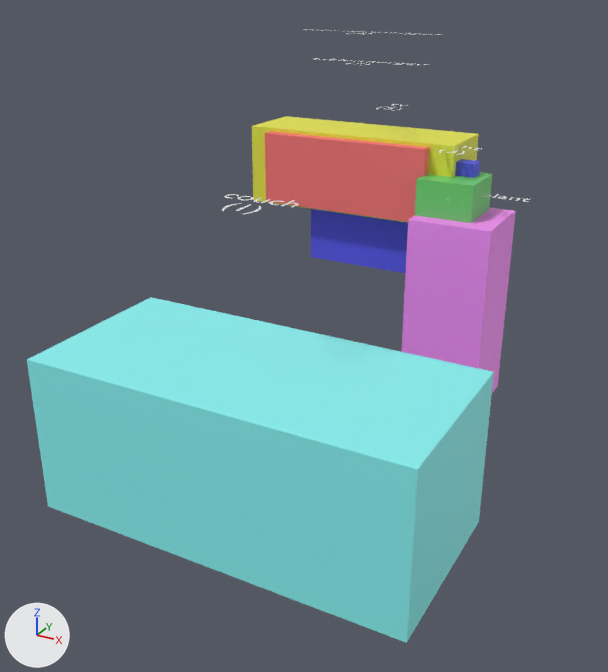
Before and after pictures for a commit that changed the Blender file inference/output/reconstruction.blend.
One viewpoint serves both versions: a 50 mm camera at (1.22, -5.29, 1.76) aimed at (-0.79, -1.64, -0.07). Arrows for +X, +Y and +Z are at lower left; the lights stay in place. The first picture is the older version.

The scene before the commit, as lines of its bpy script (objects in view):
```python
ob_cabinet_merged_2 = bpy.data.objects.new('cabinet-merged_2', me_cube_001)
ob_cabinet_merged_2.location = (-1.11, -0.277, 0.546)
ob_couch_1 = bpy.data.objects.new('couch_1', me_cube)
ob_couch_1.location = (-0.612, -2.404, -0.277)
ob_light_3 = bpy.data.objects.new('light_3', me_cube_002)
ob_light_3.location = (-0.404, -0.472, -0.189)
ob_potted_plant_8 = bpy.data.objects.new('potted plant_8', me_cube_005)
ob_potted_plant_8.location = (-0.325, -0.505, -0.208)
ob_table_merged_7 = bpy.data.objects.new('table-merged_7', me_cube_004)
ob_table_merged_7.location = (-1.114, -0.276, 0.549)
ob_text = bpy.data.objects.new('Text', txt_text)
ob_text.location = (-0.612, -2.404, 0.863)
ob_text_001 = bpy.data.objects.new('Text.001', txt_text_001)
ob_text_001.location = (-1.11, -0.277, 1.386)
ob_tv_5 = bpy.data.objects.new('tv_5', me_cube_003)
ob_tv_5.location = (-0.842, -0.4, 0.316)
```
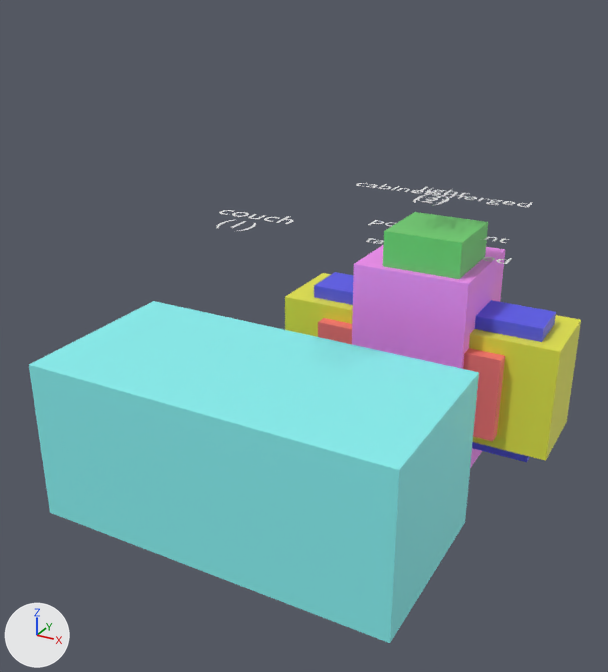
What differs and where, as boxes (x1, y1, x2, y2) in the pictures (608 x 672 px):
'couch_1', rescaled
    before: (27, 297, 494, 643)
    after: (29, 301, 479, 643)
'potted plant_8', moved, rescaled (34% wider, 20% taller)
    before: (402, 207, 516, 393)
    after: (352, 245, 505, 468)
'cabinet-merged_2', moved, rescaled (30% wider, 75% taller)
    before: (252, 116, 479, 223)
    after: (285, 273, 581, 461)
'table-merged_7', moved, rescaled
    before: (265, 131, 429, 222)
    after: (318, 318, 505, 441)
'tv_5', reshaped, moved
    before: (311, 159, 481, 273)
    after: (314, 272, 556, 462)
'light_3', moved, rescaled
    before: (415, 172, 492, 223)
    after: (383, 212, 488, 279)
'Text', moved
    before: (222, 194, 299, 214)
    after: (217, 210, 294, 231)
'Text.001', moved
    before: (304, 29, 441, 35)
    after: (356, 183, 533, 207)
'Text.002', moved
    before: (439, 146, 482, 155)
    after: (417, 187, 469, 203)
'Text.004', moved
    before: (315, 58, 428, 65)
    after: (366, 238, 512, 264)
'Text.005', moved
    before: (483, 194, 530, 202)
    after: (368, 220, 509, 243)

The change, as a diff of the scene's bpy script:
```diff
--- a/inference/output/reconstruction.blend.py
+++ b/inference/output/reconstruction.blend.py
@@ me_cube @@
-me_cube.from_pydata(...)  # 8 vertices, 6 faces; spans x -0.95..0.95, y -0.45..0.45, z -0.4..0.4
+me_cube.from_pydata(...)  # 8 vertices, 6 faces; spans x -0.9..0.9, y -0.45..0.45, z -0.4..0.4
+# me_cube part 1: the whole mesh is scaled about its middle by (0.947, 1, 1)
 me_cube.materials.append(mat_mat_couch_1)
@@ me_cube_001 @@
-me_cube_001.from_pydata(...)  # 8 vertices, 6 faces; spans x -0.7..0.7, y -0.225..0.225, z -0.25..0.25
+me_cube_001.from_pydata(...)  # 8 vertices, 6 faces; spans x -0.75..0.75, y -0.225..0.225, z -0.3..0.3
+# me_cube_001 part 2: the whole mesh is scaled about its middle by (1.07, 1, 1.2)
 me_cube_001.materials.append(mat_mat_cabinet_merged_2)
@@ me_cube_002 @@
-me_cube_002.from_pydata(...)  # 8 vertices, 6 faces; spans x -0.17..0.17, y -0.17..0.17, z -0.8..0.8
+me_cube_002.from_pydata(...)  # 8 vertices, 6 faces; spans x -0.2..0.2, y -0.2..0.2, z -0.8..0.8
+# me_cube_002 part 3: the whole mesh is scaled about its middle by (1.14, 1.14, 1)
 me_cube_002.materials.append(mat_mat_light_3)
@@ me_cube_003 @@
-me_cube_003.from_pydata(...)  # 8 vertices, 6 faces; spans x -0.55..0.55, y -0.05..0.05, z -0.375..0.375
-me_cube_003.vertices[0].co = (-0.55, -0.05, -0.375)  # pixel (310, 257)
-me_cube_003.vertices[1].co = (-0.55, -0.05, 0.375)
-me_cube_003.vertices[2].co = (-0.55, 0.05, -0.375)
-me_cube_003.vertices[3].co = (-0.55, 0.05, 0.375)
-me_cube_003.vertices[4].co = (0.55, -0.05, -0.375)
-me_cube_003.vertices[5].co = (0.55, -0.05, 0.375)  # pixel (475, 164)
-me_cube_003.vertices[6].co = (0.55, 0.05, -0.375)
-me_cube_003.vertices[7].co = (0.55, 0.05, 0.375)  # pixel (480, 160)
+me_cube_003.from_pydata(...)  # 8 vertices, 6 faces; spans x -0.625..0.625, y -0.125..0.125, z -0.375..0.375
+# me_cube_003 part 4
+me_cube_003.vertices[0].co = (-0.625, -0.125, -0.375)
+me_cube_003.vertices[1].co = (-0.625, -0.125, 0.375)  # pixel (314, 285)
+me_cube_003.vertices[2].co = (-0.625, 0.125, -0.375)
+me_cube_003.vertices[3].co = (-0.625, 0.125, 0.375)  # pixel (334, 272)
+me_cube_003.vertices[4].co = (0.625, -0.125, -0.375)  # pixel (526, 462)
+me_cube_003.vertices[5].co = (0.625, -0.125, 0.375)  # pixel (543, 328)
+me_cube_003.vertices[6].co = (0.625, 0.125, -0.375)
+me_cube_003.vertices[7].co = (0.625, 0.125, 0.375)  # pixel (556, 311)
 me_cube_003.materials.append(mat_mat_tv_5)
@@ me_cube_004 @@
-me_cube_004.from_pydata(...)  # 8 vertices, 6 faces; spans x -0.55..0.55, y -0.3..0.3, z -0.225..0.225
+me_cube_004.from_pydata(...)  # 8 vertices, 6 faces; spans x -0.5..0.5, y -0.3..0.3, z -0.225..0.225
+# me_cube_004 part 5: the whole mesh is scaled about its middle by (0.909, 1, 1)
 me_cube_004.materials.append(mat_mat_table_merged_7)
@@ me_cube_005 @@
-me_cube_005.from_pydata(...)  # 8 vertices, 6 faces; spans x -0.25..0.25, y -0.25..0.25, z -0.6..0.6
+me_cube_005.from_pydata(...)  # 8 vertices, 6 faces; spans x -0.3..0.3, y -0.3..0.3, z -0.6..0.6
+# me_cube_005 part 6: the whole mesh is scaled about its middle by (1.2, 1.2, 1)
 me_cube_005.materials.append(mat_mat_potted_plant_8)
@@ ob_couch_1 @@
 ob_couch_1 = bpy.data.objects.new('couch_1', me_cube)
-ob_couch_1.location = (-0.612, -2.404, -0.277)
+ob_couch_1.location = (-0.62, -2.434, -0.281)
@@ ob_cabinet_merged_2 @@
 ob_cabinet_merged_2 = bpy.data.objects.new('cabinet-merged_2', me_cube_001)
-ob_cabinet_merged_2.location = (-1.11, -0.277, 0.546)
+ob_cabinet_merged_2.location = (-0.217, -1.313, -0.204)
@@ ob_light_3 @@
 ob_light_3 = bpy.data.objects.new('light_3', me_cube_002)
-ob_light_3.location = (-0.404, -0.472, -0.189)
+ob_light_3.location = (-0.167, -1.394, -0.229)
@@ ob_tv_5 @@
 ob_tv_5 = bpy.data.objects.new('tv_5', me_cube_003)
-ob_tv_5.location = (-0.842, -0.4, 0.316)
+ob_tv_5.location = (-0.197, -1.343, -0.21)
@@ ob_table_merged_7 @@
 ob_table_merged_7 = bpy.data.objects.new('table-merged_7', me_cube_004)
-ob_table_merged_7.location = (-1.114, -0.276, 0.549)
+ob_table_merged_7.location = (-0.225, -1.303, -0.207)
@@ ob_potted_plant_8 @@
 ob_potted_plant_8 = bpy.data.objects.new('potted plant_8', me_cube_005)
-ob_potted_plant_8.location = (-0.325, -0.505, -0.208)
+ob_potted_plant_8.location = (-0.209, -1.332, -0.211)
@@ ob_text @@
 ob_text = bpy.data.objects.new('Text', txt_text)
-ob_text.location = (-0.612, -2.404, 0.863)
+ob_text.location = (-0.62, -2.434, 0.799)
@@ ob_text_001 @@
 ob_text_001 = bpy.data.objects.new('Text.001', txt_text_001)
-ob_text_001.location = (-1.11, -0.277, 1.386)
+ob_text_001.location = (-0.217, -1.313, 0.696)
@@ ob_text_002 @@
 ob_text_002 = bpy.data.objects.new('Text.002', txt_text_002)
-ob_text_002.location = (-0.404, -0.472, 0.771)
+ob_text_002.location = (-0.167, -1.394, 0.731)
@@ ob_text_004 @@
 ob_text_004 = bpy.data.objects.new('Text.004', txt_text_004)
-ob_text_004.location = (-1.114, -0.276, 1.209)
+ob_text_004.location = (-0.225, -1.303, 0.393)
@@ ob_text_005 @@
 ob_text_005 = bpy.data.objects.new('Text.005', txt_text_005)
-ob_text_005.location = (-0.325, -0.505, 0.512)
+ob_text_005.location = (-0.209, -1.332, 0.509)
```
